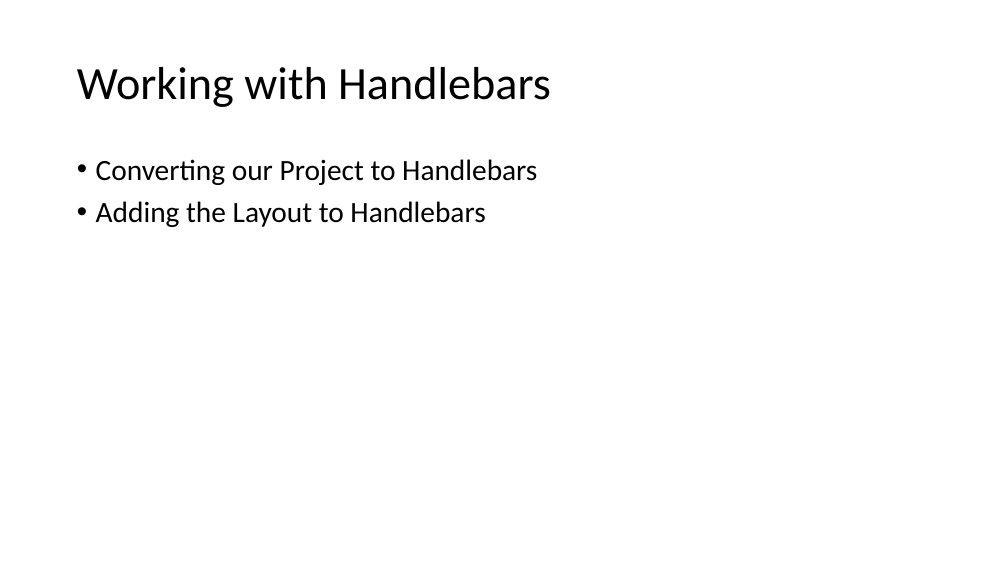
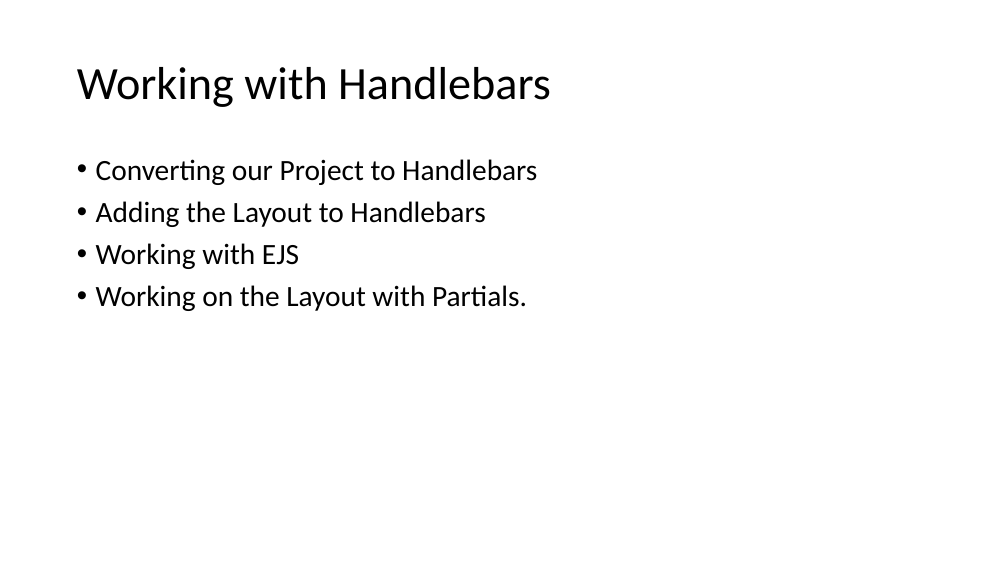
Before and after one commit to PiyushChaturvedii/Batch04, a slide deck: slide 56 of What is Node.pptx. Drawn at 1008x567 pixels with LibreOffice and Linux fonts; fonts in the diff are those of the drawing. Boxes give left, top, right and bottom in pixels: in the first picture for what was removed or moved away, otherwise in the second. Text is boxed around its words. In the diff, an @@ line names an element or a change of style, - is before the commit and + after.

```diff
--- a/What is Node.pptx
+++ b/What is Node.pptx
@@ text at box(96, 243, 527, 311): paragraphs added @@
+• Working with EJS
+• Working on the Layout with Partials.
```
Also in this commit, not shown: 27 other files.
